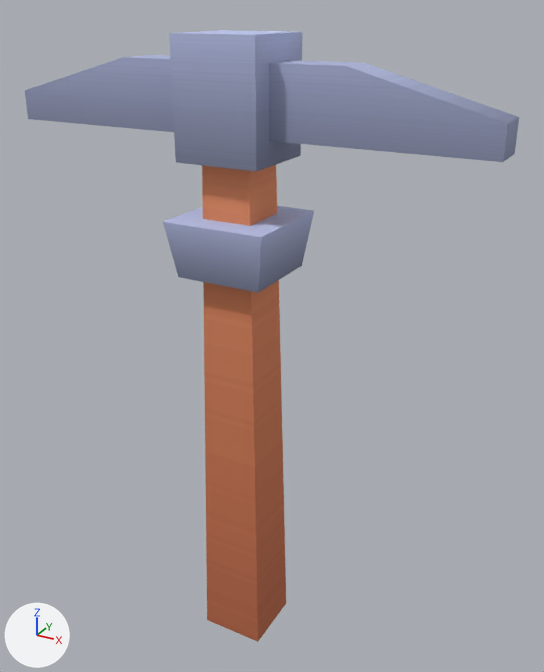
What one commit did to the glTF model assets/melee/tool-pickaxe.glb.
Before and after are seen from a camera (50 mm lens) standing at (0.135, -0.222, 0.248) and looking at (0.007, 0.01, 0.132). Lighting does not change. The marker at lower left points along +X, +Y and +Z. The picture after the commit comes second. Vertices at exactly the same position are counted once.

Script lines for the objects in view, before the commit:
```python
mat_colormap = bpy.data.materials.new('colormap')
mat_colormap.use_nodes = True; mat_colormap.node_tree.nodes.clear()
_N = mat_colormap.node_tree.nodes; _L = mat_colormap.node_tree.links
n0 = _N.new('ShaderNodeBsdfPrincipled'); n0.name = 'Principled BSDF'
n0.inputs[2].default_value = 1.0  # 'Roughness'
n1 = _N.new('ShaderNodeOutputMaterial'); n1.name = 'Material Output'
n2 = _N.new('ShaderNodeTexImage'); n2.name = 'Image Texture'
n2.image = img_colormap
n2.interpolation = 'Closest'
n3 = _N.new('ShaderNodeMapping'); n3.name = 'Mapping'
n4 = _N.new('ShaderNodeUVMap'); n4.name = 'UV Map'
n4.uv_map = 'UVMap'
_L.new(n0.outputs[0], n1.inputs[0])  # 'BSDF' to 'Surface'
_L.new(n2.outputs[0], n0.inputs[0])  # 'Color' to 'Base Color'
_L.new(n3.outputs[0], n2.inputs[0])  # 'Vector' to 'Vector'
_L.new(n4.outputs[0], n3.inputs[0])  # 'UV' to 'Vector'
me_tool_pickaxe = bpy.data.meshes.new('tool-pickaxe')
me_tool_pickaxe.from_pydata(...)  # 44 vertices, 74 faces; spans x -0.089..0.089, y -0.019..0.019, z 0.0..0.24
me_tool_pickaxe.materials.append(mat_colormap)
ob_tool_pickaxe = bpy.data.objects.new('tool-pickaxe', me_tool_pickaxe)
ob_tool_pickaxe.location = (0.0, 0.0, 0.0)
```
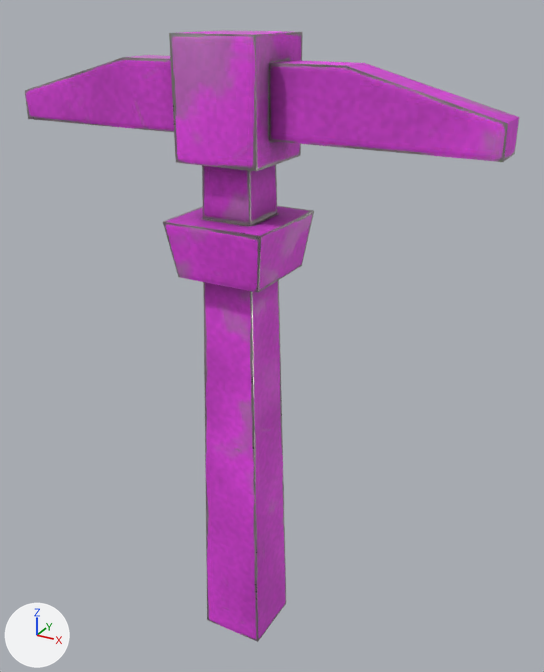
Pixel boxes [x1, y1, x2, y2] of what changed, in the pictures (544 x 672 px):
'tool-pickaxe', surface changed: [25, 30, 519, 642] in both

Edits to the bpy script that builds the scene:
```text
Add img_image_0:
    img_image_0 = load_image('Image_0', '_unpacked/Image_0', 512, 512, 'sRGB')
Add img_image_1:
    img_image_1 = load_image('Image_1', '_unpacked/Image_1', 512, 512, 'Non-Color')
Add img_image_2:
    img_image_2 = load_image('Image_2', '_unpacked/Image_2', 512, 512, 'Non-Color')
Change mat_colormap:
    remove # nodes: BsdfPrincipled, Mapping, OutputMaterial, TexImage, UVMap
    remove # uses the picture img_colormap
    nodes: BsdfPrincipled, NormalMap, OutputMaterial, SeparateColor, TexImage x3
    uses the picture img_image_0
    uses the picture img_image_1
    uses the picture img_image_2
Change me_tool_pickaxe:
    where me_tool_pickaxe.from_pydata(...)  # 44 vertices, 74 faces; spans x -0.089..0.089, y -0.019..0.019, z 0.0..0.24
    used by ob_tool_pickaxe; location = (0.0, 0.0, 0.0)
    me_tool_pickaxe part 1: 74 kept faces spanning x -0.089..0.089, y -0.019..0.019, z 0.0..0.24 get new texture (UV) coordinates
```
